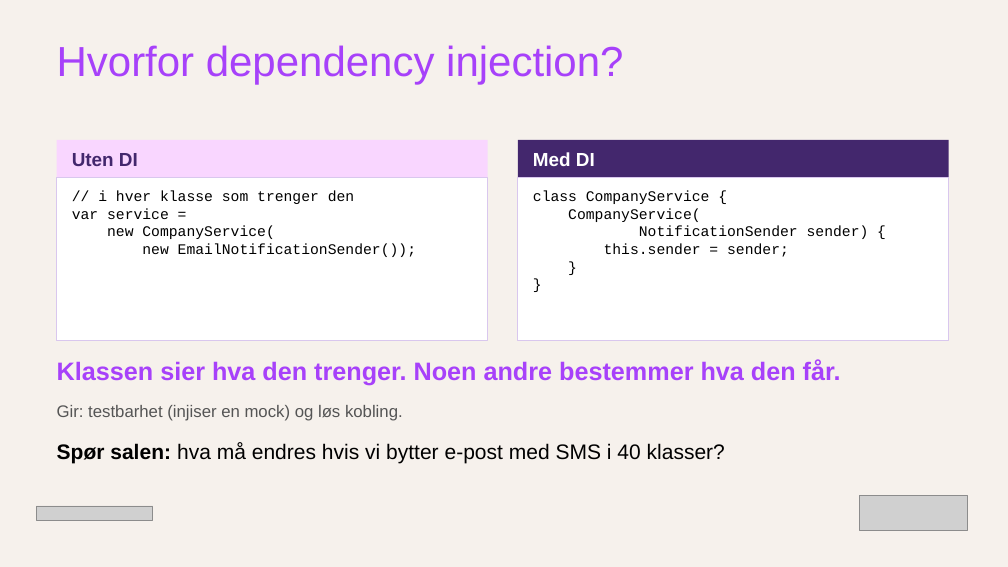
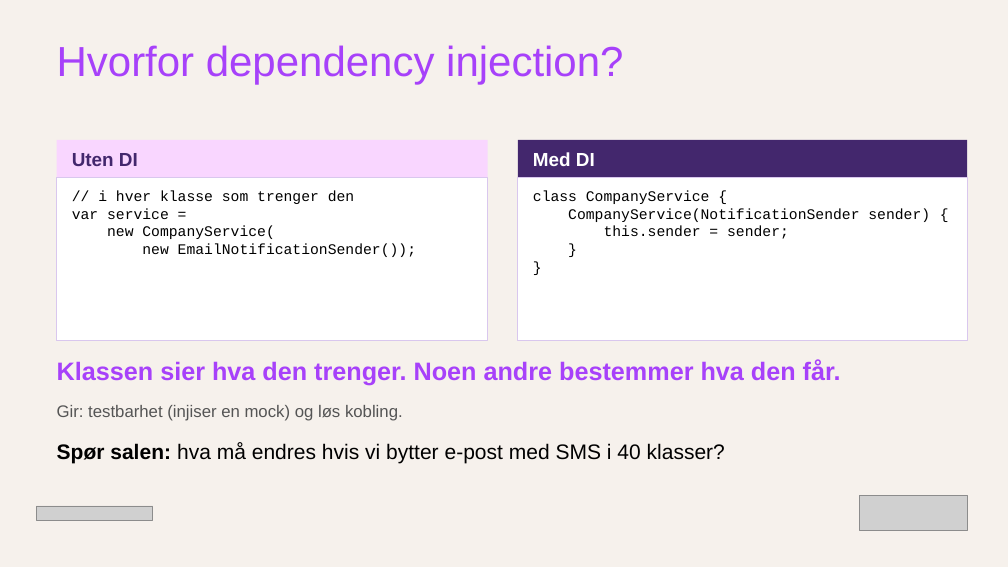
Before and after one commit to BrightsNO/brreg-spring-fall-26, a slide deck: slide 6 of materials/session1-slides.pptx. Drawn at 1008x567 pixels with LibreOffice and Linux fonts; fonts in the diff are those of the drawing; grey boxes stand for pictures. Boxes give left, top, right and bottom in pixels: in the first picture for what was removed or moved away, otherwise in the second. Text is boxed around its words. In the diff, an @@ line names an element or a change of style, - is before the commit and + after.

Commit message:
Minor text changes

```diff
--- a/materials/session1-slides.pptx
+++ b/materials/session1-slides.pptx
@@ rectangle "Med DI" resized from (x1=518, y1=140, x2=949, y2=178) to (x1=518, y1=140, x2=967, y2=178) @@
@@ rectangle "class CompanyService {" resized from (x1=518, y1=178, x2=949, y2=340) to (x1=518, y1=178, x2=967, y2=340) @@
@@ text in rectangle at (x1=568, y1=208, x2=930, y2=222): text changed @@
-CompanyService(
-NotificationSender sender) {
+CompanyService(NotificationSender sender) {
```
Also in this commit, not shown: 1 other slide changed.
